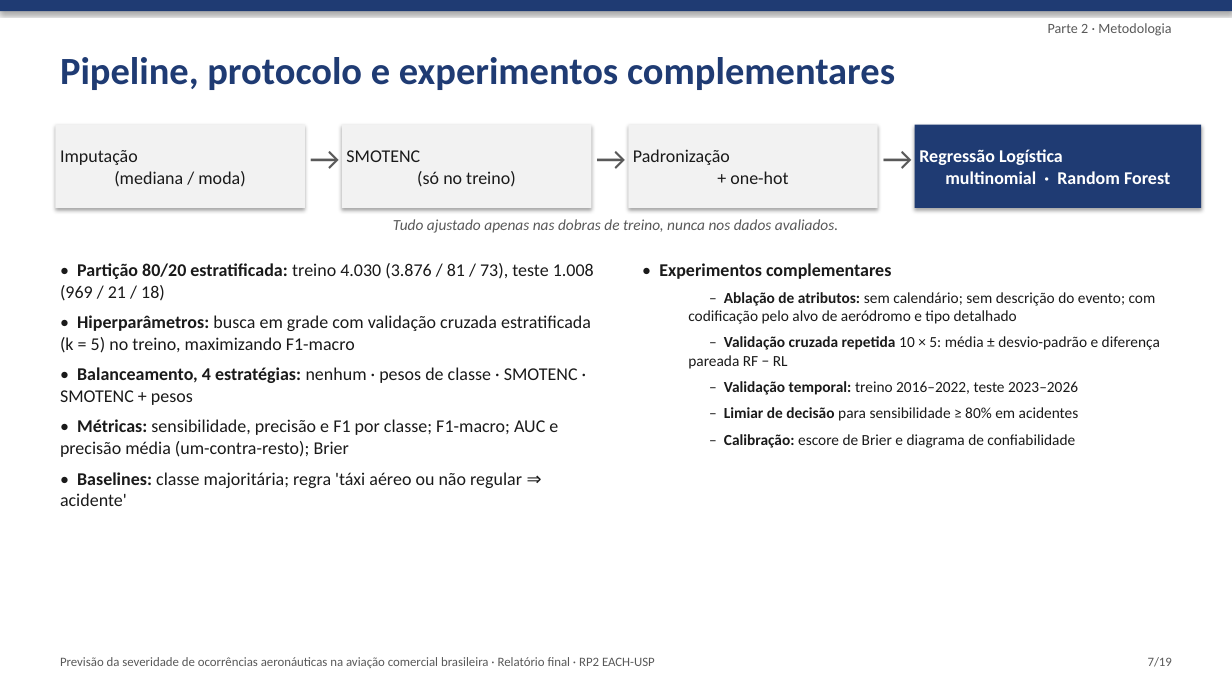
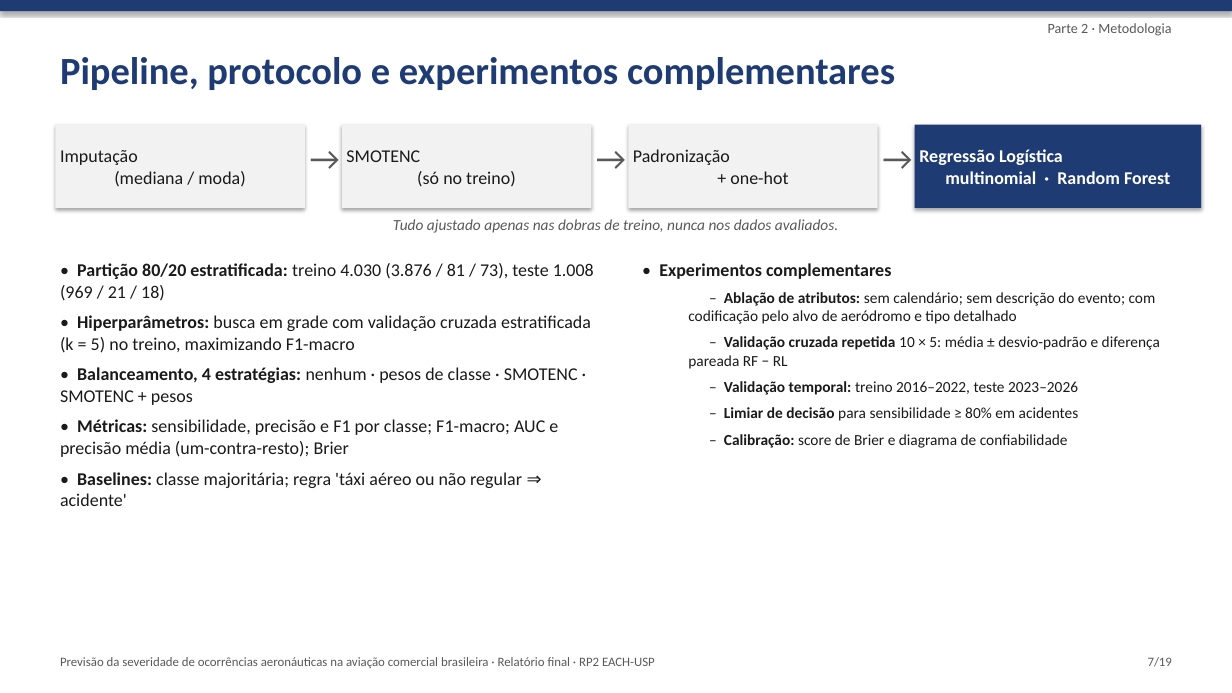
Before and after one commit to Fontanezi/RP2_ARTIGO_2026, a slide deck: slide 7 of apresentacao/slides_relatorio_final.pptx. Drawn at 1232x693 pixels with LibreOffice and Linux fonts; fonts in the diff are those of the drawing. Boxes give left, top, right and bottom in pixels: in the first picture for what was removed or moved away, otherwise in the second. Text is boxed around its words. In the diff, an @@ line names an element or a change of style, - is before the commit and + after.

```diff
--- a/apresentacao/slides_relatorio_final.pptx
+++ b/apresentacao/slides_relatorio_final.pptx
@@ text at (724,434,1068,448): text changed @@
-  – Calibração: escore de Brier e diagrama de confiabilidade
+  – Calibração: score de Brier e diagrama de confiabilidade
```
Also in this commit, not shown: 2 other slides changed, 4 other files.
